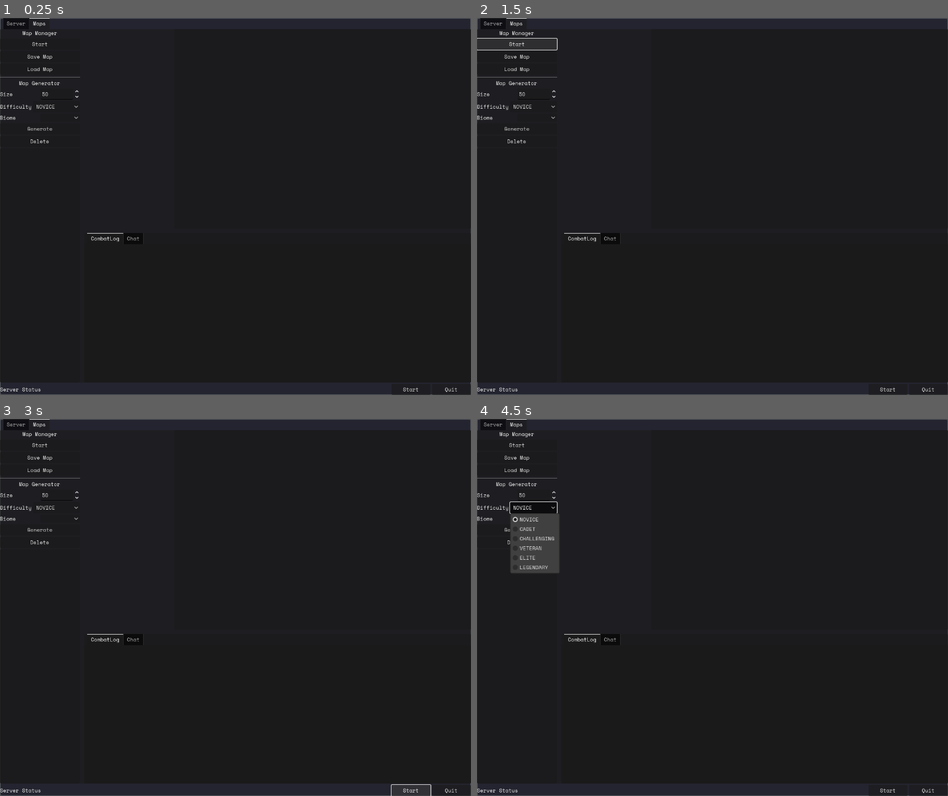
Above: before the commit, frames 1-4 (two rows, left to right).
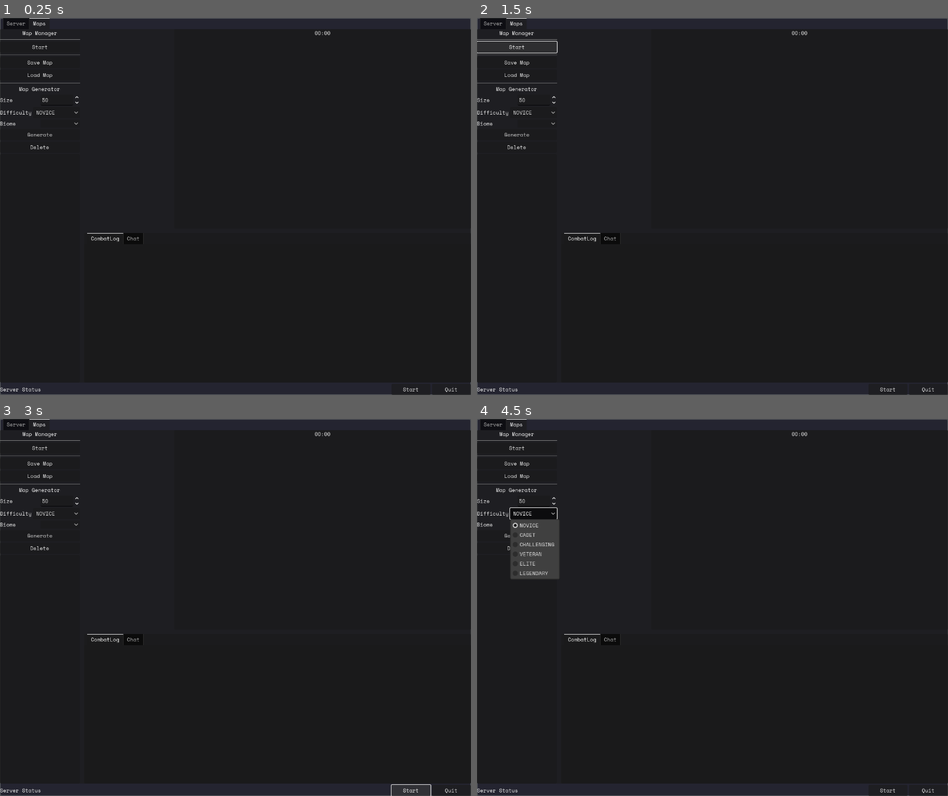
Above: after the commit, the same moments.

Repository: Galfurian/mekalingus_server
Game: Godot game, scene res://scenes/ui/server_gui.tscn
Two runs of this game, one before a commit and one after it. Both use one fixed random seed, a clock stepped at 60 frames per second and the inputs below.
Inputs:
- Up to frame 1 (0.25 s): no input
- Up to frame 2 (1.5 s): click "Load Map" at 0.5 s; click "Start" at 1.25 s
- Up to frame 3 (3 s): click "Start" at 2 s; click "Start" at 2.75 s
- Up to frame 4 (4.5 s): click "Start" at 3.5 s; click "NOVICE" at 4.25 s

The runs differ from the first frame. In frame 1, 0.6% of the frame differs, in the area x 0-71%, y 3-35%; in frame 2, 0.8%; in frame 3, 0.6%; in frame 4, 1.2%, in the area x 0-71%, y 3-43%.

Commit message:
Add time of day.

Diff:
--- a/scenes/gameplay/grid_map.tscn
+++ b/scenes/gameplay/grid_map.tscn
@@ -1,9 +1,11 @@
-[gd_scene load_steps=5 format=3 uid="uid://cid4owatwb65x"]
+[gd_scene load_steps=7 format=3 uid="uid://cid4owatwb65x"]
 
 [ext_resource type="Script" uid="uid://bnn33gp188816" path="res://scripts/scenes/gameplay/grid_container.gd" id="2_05c1y"]
 [ext_resource type="Script" uid="uid://1eg80xm5luv3" path="res://scripts/scenes/gameplay/scroll_view.gd" id="2_74cwi"]
 [ext_resource type="Script" uid="uid://cvh6htuo8dxhl" path="res://scripts/scenes/gameplay/grid_drawer.gd" id="4_168ta"]
 [ext_resource type="Script" uid="uid://c8rpove80goyr" path="res://scripts/scenes/gameplay/mek_drawer.gd" id="5_74cwi"]
+[ext_resource type="Material" uid="uid://lnfic5l3g0wf" path="res://shaders/time_of_day_shader_material.tres" id="5_e0tmq"]
+[ext_resource type="Script" uid="uid://cceblf0d0fnde" path="res://scripts/scenes/gameplay/time_of_day_overlay.gd" id="6_e0tmq"]
 
 [node name="GridMap" type="PanelContainer"]
 anchors_preset = 15
@@ -21,7 +23,18 @@
 script = ExtResource("2_05c1y")
 
 [node name="GridDrawer" type="Node2D" parent="ScrollView/GridContainer"]
+position = Vector2(0, 1)
 script = ExtResource("4_168ta")
 
 [node name="MekDrawer" type="Node2D" parent="ScrollView/GridContainer"]
 script = ExtResource("5_74cwi")
+
+[node name="TimeOfDayOverlay" type="Node2D" parent="ScrollView/GridContainer"]
+material = ExtResource("5_e0tmq")
+script = ExtResource("6_e0tmq")
+
+[node name="TimeLabel" type="Label" parent="."]
+layout_mode = 2
+size_flags_horizontal = 4
+size_flags_vertical = 0
+text = "00:00"
--- a/scenes/ui/map_panel.tscn
+++ b/scenes/ui/map_panel.tscn
@@ -22,9 +22,15 @@
 text = "Map Manager"
 horizontal_alignment = 1
 
+[node name="HSeparator3" type="HSeparator" parent="MapSelector"]
+layout_mode = 2
+
 [node name="MapStartStop" type="Button" parent="MapSelector"]
 layout_mode = 2
 text = "Start"
+
+[node name="HSeparator2" type="HSeparator" parent="MapSelector"]
+layout_mode = 2
 
 [node name="SaveMap" type="Button" parent="MapSelector"]
 layout_mode = 2
--- a/scripts/data/map/turn_system/turn_manager.gd
+++ b/scripts/data/map/turn_system/turn_manager.gd
@@ -9,9 +9,9 @@
 # ====================================================================
 
 # Emitted when the turn is started.
-signal turn_started(turn_number: int)
+signal on_turn_started(turn_number: int)
 # Emitted when the turn is ended.
-signal turn_ended(turn_number: int)
+signal on_turn_ended(turn_number: int)
 
 # ===================================================================
 # PROPERTIES
@@ -58,6 +58,15 @@
 	_is_active = false
 	_timer = 0.0
 	_turn_interval = p_turn_interval
+
+func get_time_of_day() -> float:
+	"""
+	Returns the current time of day based on the current turn.
+	"""
+	if not game_map:
+		return 0.0
+	# Calculate the time of day based on the current turn.
+	return (_current_turn % 48) / 48.0
 
 
 func get_current_turn() -> int:
@@ -125,7 +134,7 @@
 		# Reset the timer.
 		_timer = 0.0
 		# Emit the turn started signal.
-		turn_started.emit(_current_turn)
+		on_turn_started.emit(_current_turn)
 
 		# 1) Generate the NPCs order for the current turn.
 		_generate_npc_orders()
@@ -147,7 +156,7 @@
 		_erase_destroyed_units()
 
 		# Emit the turn ended signal.
-		turn_ended.emit(_current_turn)
+		on_turn_ended.emit(_current_turn)
 		# Increment the current turn.
 		_current_turn += 1
 
@@ -298,7 +307,6 @@
 	Generates both a utility and offensive action for an enemy unit.
 	"""
 	for unit: MapMek in game_map.npc_units.values():
-		print(unit)
 		# 1. Generate the use of utility modules.
 		queue_utility_module_order(ai_controller.schedule_utility_module_order(unit))
 		# 2. Generate the use of offensive modules.
--- a/scripts/scenes/gameplay/grid_drawer.gd
+++ b/scripts/scenes/gameplay/grid_drawer.gd
@@ -28,14 +28,14 @@
 	game_map = p_game_map
 	grid_size = p_grid_size
 	sector_size = p_sector_size
-	if not game_map.turn_manager.turn_ended.is_connected(_on_turn_ended):
-		game_map.turn_manager.turn_ended.connect(_on_turn_ended)
+	if not game_map.turn_manager.on_turn_ended.is_connected(_on_turn_ended):
+		game_map.turn_manager.on_turn_ended.connect(_on_turn_ended)
 	queue_redraw()
 
 
 func clear() -> void:
-	if game_map and game_map.turn_manager.turn_ended.is_connected(_on_turn_ended):
-		game_map.turn_manager.turn_ended.disconnect(_on_turn_ended)
+	if game_map and game_map.turn_manager.on_turn_ended.is_connected(_on_turn_ended):
+		game_map.turn_manager.on_turn_ended.disconnect(_on_turn_ended)
 
 	game_map = null
 	grid_size = 0
--- a/scripts/scenes/gameplay/info_panel.gd
+++ b/scripts/scenes/gameplay/info_panel.gd
@@ -41,8 +41,8 @@
 	# Set the variables.
 	game_map = p_game_map
 	# Connect the signals.
-	if not game_map.turn_manager.turn_ended.is_connected(_on_turn_ended):
-		game_map.turn_manager.turn_ended.connect(_on_turn_ended)
+	if not game_map.turn_manager.on_turn_ended.is_connected(_on_turn_ended):
+		game_map.turn_manager.on_turn_ended.connect(_on_turn_ended)
 	if not item_list.item_selected.is_connected(_on_item_selected):
 		item_list.item_selected.connect(_on_item_selected)
 
@@ -51,8 +51,8 @@
 	"""
 	Clears all UI elements and disconnects signals.
 	"""
-	if game_map and game_map.turn_manager.turn_ended.is_connected(_on_turn_ended):
-		game_map.turn_manager.turn_ended.disconnect(_on_turn_ended)
+	if game_map and game_map.turn_manager.on_turn_ended.is_connected(_on_turn_ended):
+		game_map.turn_manager.on_turn_ended.disconnect(_on_turn_ended)
 
 	entity = null
 	game_map = null
--- a/scripts/scenes/gameplay/map_hud.gd
+++ b/scripts/scenes/gameplay/map_hud.gd
@@ -15,10 +15,12 @@
 @onready var grid_container = $VBoxContainer/HBoxContainer/GridMap/ScrollView/GridContainer
 @onready var grid_drawer = $VBoxContainer/HBoxContainer/GridMap/ScrollView/GridContainer/GridDrawer
 @onready var mek_drawer = $VBoxContainer/HBoxContainer/GridMap/ScrollView/GridContainer/MekDrawer
+@onready var time_of_day_overlay = $VBoxContainer/HBoxContainer/GridMap/ScrollView/GridContainer/TimeOfDayOverlay
 @onready var combat_log = $VBoxContainer/LogPanel/TabContainer/CombatLog/ScrollContainer/CombatLog
 @onready var info_panel = $VBoxContainer/HBoxContainer/InfoPanel
 @onready var log_panel = $VBoxContainer/LogPanel
 
+@onready var time_label = $VBoxContainer/HBoxContainer/GridMap/TimeLabel
 
 func _ready():
 	"""Initializes the map HUD."""
@@ -34,25 +36,29 @@
 	game_map = p_game_map
 	grid_size = p_grid_size
 	# Initialize all components with the chosen grid size
+	time_of_day_overlay.setup(p_game_map, grid_size, SECTOR_SIZE)
 	grid_container.setup(p_game_map, grid_size, SECTOR_SIZE)
 	grid_drawer.setup(p_game_map, grid_size, SECTOR_SIZE)
 	mek_drawer.setup(p_game_map, grid_size, SECTOR_SIZE)
 	info_panel.setup(p_game_map)
 	log_panel.setup(p_game_map)
 	# Connect signals once.
-	if game_map and not game_map.turn_manager.turn_ended.is_connected(_on_turn_ended):
-		game_map.turn_manager.turn_ended.connect(_on_turn_ended)
+	if game_map and not game_map.turn_manager.on_turn_ended.is_connected(_on_turn_ended):
+		game_map.turn_manager.on_turn_ended.connect(_on_turn_ended)
+	# Update the time of day based on the current turn.
+	_update_time_of_day()
 	# Center the view on the map.
 	zoom_out()
 
 
 func clear():
 	"""Clears the map HUD."""
-	if game_map and game_map.turn_manager.turn_ended.is_connected(_on_turn_ended):
-		game_map.turn_manager.turn_ended.disconnect(_on_turn_ended)
+	if game_map and game_map.turn_manager.on_turn_ended.is_connected(_on_turn_ended):
+		game_map.turn_manager.on_turn_ended.disconnect(_on_turn_ended)
 	game_map = null
 	selected_entity = null
 	# Clear the sub-components.
+	time_of_day_overlay.clear()
 	grid_container.clear()
 	grid_drawer.clear()
 	mek_drawer.clear()
@@ -67,6 +73,7 @@
 	# Update the grid size.
 	grid_size = p_grid_size
 	# Re-setup all components with the new grid size.
+	time_of_day_overlay.setup(game_map, grid_size, SECTOR_SIZE)
 	grid_container.setup(game_map, grid_size, SECTOR_SIZE)
 	grid_drawer.setup(game_map, grid_size, SECTOR_SIZE)
 	mek_drawer.setup(game_map, grid_size, SECTOR_SIZE)
@@ -111,6 +118,18 @@
 	# Called when the turn ends
 	if selected_entity:
 		center_on(selected_entity.position)
+	# Update the time of day based on the current turn.
+	_update_time_of_day()
+
+
+func _update_time_of_day() -> void:
+	# Get the current time of day from the game map.
+	var time_of_day = game_map.turn_manager.get_time_of_day()
+	# Convert to HH:MM style time (e.g., 0.25 = 06:00)
+	var hours = int(time_of_day * 24.0)
+	var minutes = int(int(time_of_day * 1440) % 60)
+	# Update the label
+	time_label.text = "%02d:%02d" % [hours, minutes]
 
 
 func _on_log_meta_clicked(meta: String) -> void:
@@ -199,7 +218,7 @@
 	# Prevent grid from being too small.
 	var min_grid_size = max(4, min(min_grid_size_x, min_grid_size_y))
 	# Compute the maximum grid size for deep zoom in
-	var max_grid_size_x = visible_size.x / 5  # e.g., show only ~5 tiles max when zoomed in
+	var max_grid_size_x = visible_size.x / 5 # e.g., show only ~5 tiles max when zoomed in
 	var max_grid_size_y = visible_size.y / 5
 	var max_grid_size = min(max_grid_size_x, max_grid_size_y)
 	# Adjust the grid size within allowed range
@@ -208,7 +227,7 @@
 	elif not scroll_up and grid_size > min_grid_size:
 		grid_size -= 2
 	else:
-		return  # No change needed
+		return # No change needed
 	# Get mouse position inside the ScrollContainer.
 	var mouse_pos = scroll_view.get_local_mouse_position()
 	# Store previous scroll positions.
--- a/scripts/scenes/gameplay/mek_drawer.gd
+++ b/scripts/scenes/gameplay/mek_drawer.gd
@@ -19,14 +19,14 @@
 	game_map = p_game_map
 	grid_size = p_grid_size
 	sector_size = p_sector_size
-	if not game_map.turn_manager.turn_ended.is_connected(_on_turn_ended):
-		game_map.turn_manager.turn_ended.connect(_on_turn_ended)
+	if not game_map.turn_manager.on_turn_ended.is_connected(_on_turn_ended):
+		game_map.turn_manager.on_turn_ended.connect(_on_turn_ended)
 	update_meks()
 
 
 func clear() -> void:
-	if game_map and game_map.turn_manager and game_map.turn_manager.turn_ended.is_connected(_on_turn_ended):
-		game_map.turn_manager.turn_ended.disconnect(_on_turn_ended)
+	if game_map and game_map.turn_manager and game_map.turn_manager.on_turn_ended.is_connected(_on_turn_ended):
+		game_map.turn_manager.on_turn_ended.disconnect(_on_turn_ended)
 
 	game_map = null
 	grid_size = 0
--- /dev/null
+++ b/scripts/scenes/gameplay/time_of_day_overlay.gd
@@ -0,0 +1,72 @@
+# This overlay draws a rectangle over the game map and through a shader
+# it simulates the time of day.
+
+extends Node2D
+
+# The current game map.
+var game_map: GameMap
+# The current grid size (in pixels).
+var grid_size: int
+# The current size of a sector (in tiles).
+var sector_size: int
+
+func setup(p_game_map: GameMap, p_grid_size: int, p_sector_size: int):
+	"""
+	Sets up the grid with the given parameters.
+	"""
+	# Clear the overlay.
+	clear()
+	# Set the game map and parameters.
+	game_map = p_game_map
+	grid_size = p_grid_size
+	sector_size = p_sector_size
+	# Connect the turn ended signal to update the shader.
+	if not game_map.turn_manager.on_turn_ended.is_connected(_on_turn_ended):
+		game_map.turn_manager.on_turn_ended.connect(_on_turn_ended)
+	# Upda the the time of day based on the current turn.
+	_update_shader()
+	# Set the shader parameters.
+	queue_redraw()
+
+func clear():
+	"""
+	Clears the grid and resets its parameters.
+	"""
+	# If connected, disconnect the turn ended signal.
+	if game_map and game_map.turn_manager.on_turn_ended.is_connected(_on_turn_ended):
+		game_map.turn_manager.on_turn_ended.disconnect(_on_turn_ended)
+	# Clear all the parameters.
+	game_map = null
+	grid_size = 0
+	sector_size = 0
+	queue_redraw()
+
+func _on_turn_ended(_turn_number: int) -> void:
+	_update_shader()
+	queue_redraw()
+
+
+func _update_shader() -> void:
+	# If we have a material set, update the shader parameter.
+	if material and game_map:
+		material.set_shader_parameter("time_of_day", game_map.turn_manager.get_time_of_day())
+
+func _draw():
+	var offset = _get_draw_offset()
+	var size = _get_draw_size()
+	# This just draws a full white rectangle (shader will color it)
+	draw_rect(Rect2(offset, size), Color(1, 1, 1, 1), true)
+
+func _get_draw_offset() -> Vector2:
+	"""
+	Returns the offset of the grid overlay due to the border sector.
+	"""
+	return Vector2(sector_size * grid_size, sector_size * grid_size)
+
+func _get_draw_size() -> Vector2:
+	"""
+	Returns the size of the grid overlay.
+	"""
+	if not game_map:
+		return Vector2.ZERO
+	return Vector2(grid_size * game_map.map_width, grid_size * game_map.map_height)
--- /dev/null
+++ b/shaders/time_of_day_shader.gdshader
@@ -0,0 +1,69 @@
+shader_type canvas_item;
+
+uniform float time_of_day : hint_range(0.0, 1.0) = 0.0;
+
+vec3 blend_shades(float t) {
+    vec3 midnight  = vec3(0.01, 0.01, 0.02); // Very dark blue
+    vec3 pre_dawn  = vec3(0.15, 0.1, 0.2);  // Faint purple hint
+    vec3 dawn      = vec3(1.0, 0.4, 0.3);    // Warm reddish-orange
+    vec3 midday    = vec3(1.0, 1.0, 1.0);    // Neutral daylight
+    vec3 dusk      = vec3(0.8, 0.5, 0.6);    // Pink-purple sunset
+    vec3 evening   = vec3(0.15, 0.1, 0.2);   // Cool muted purple
+    if (t < 0.15) {
+        return mix(midnight, pre_dawn, t / 0.15);
+    } else if (t < 0.25) {
+        return mix(pre_dawn, dawn, (t - 0.15) / 0.1);
+    } else if (t < 0.5) {
+        return mix(dawn, midday, (t - 0.25) / 0.25);
+    } else if (t < 0.75) {
+        return mix(midday, dusk, (t - 0.5) / 0.25);
+    } else if (t < 0.9) {
+        return mix(dusk, evening, (t - 0.75) / 0.15);
+    } else {
+        return mix(evening, midnight, (t - 0.9) / 0.1);
+    }
+}
+
+
+vec3 hsl2rgb(vec3 hsl) {
+    float h = hsl.x;
+    float s = hsl.y;
+    float l = hsl.z;
+
+    float c = (1.0 - abs(2.0 * l - 1.0)) * s;
+    float x = c * (1.0 - abs(mod(h * 6.0, 2.0) - 1.0));
+    float m = l - 0.5 * c;
+
+    vec3 rgb;
+
+    if (h < 1.0 / 6.0) rgb = vec3(c, x, 0.0);
+    else if (h < 2.0 / 6.0) rgb = vec3(x, c, 0.0);
+    else if (h < 3.0 / 6.0) rgb = vec3(0.0, c, x);
+    else if (h < 4.0 / 6.0) rgb = vec3(0.0, x, c);
+    else if (h < 5.0 / 6.0) rgb = vec3(x, 0.0, c);
+    else rgb = vec3(c, 0.0, x);
+
+    return rgb + vec3(m);
+}
+
+uniform float sunrise_start : hint_range(0.0, 1.0) = 0.20; // Dawn starts
+uniform float sunrise_end   : hint_range(0.0, 1.0) = 0.30; // Fully daylight
+uniform float sunset_start  : hint_range(0.0, 1.0) = 0.70; // Sun begins setting
+uniform float sunset_end    : hint_range(0.0, 1.0) = 0.80; // Night begins
+
+void fragment() {
+    float brightness;
+    // Calculate the brightness based on the time of day.
+    if (time_of_day < sunrise_start || time_of_day > sunset_end) {
+        brightness = 0.01;
+    } else if (time_of_day < sunrise_end) {
+        brightness = mix(0.01, 1.0, clamp((time_of_day - sunrise_start) / (sunrise_end - sunrise_start), 0.0, 1.0));
+    } else if (time_of_day < sunset_start) {
+        brightness = 1.0;
+    } else {
+        brightness = mix(0.01, 1.0, clamp((sunset_end - time_of_day) / (sunset_end - sunset_start), 0.0, 1.0));
+    }
+    vec3 tint   = blend_shades(time_of_day);
+    float alpha = mix(0.6, 0.0, brightness);
+    COLOR = vec4(tint * brightness, alpha);
+}
--- /dev/null
+++ b/shaders/time_of_day_shader_material.tres
@@ -0,0 +1,7 @@
+[gd_resource type="ShaderMaterial" load_steps=2 format=3 uid="uid://lnfic5l3g0wf"]
+
+[ext_resource type="Shader" uid="uid://dfe32brqk0j03" path="res://shaders/time_of_day_shader.gdshader" id="1_vo683"]
+
+[resource]
+shader = ExtResource("1_vo683")
+shader_parameter/time_of_day = 0.2
